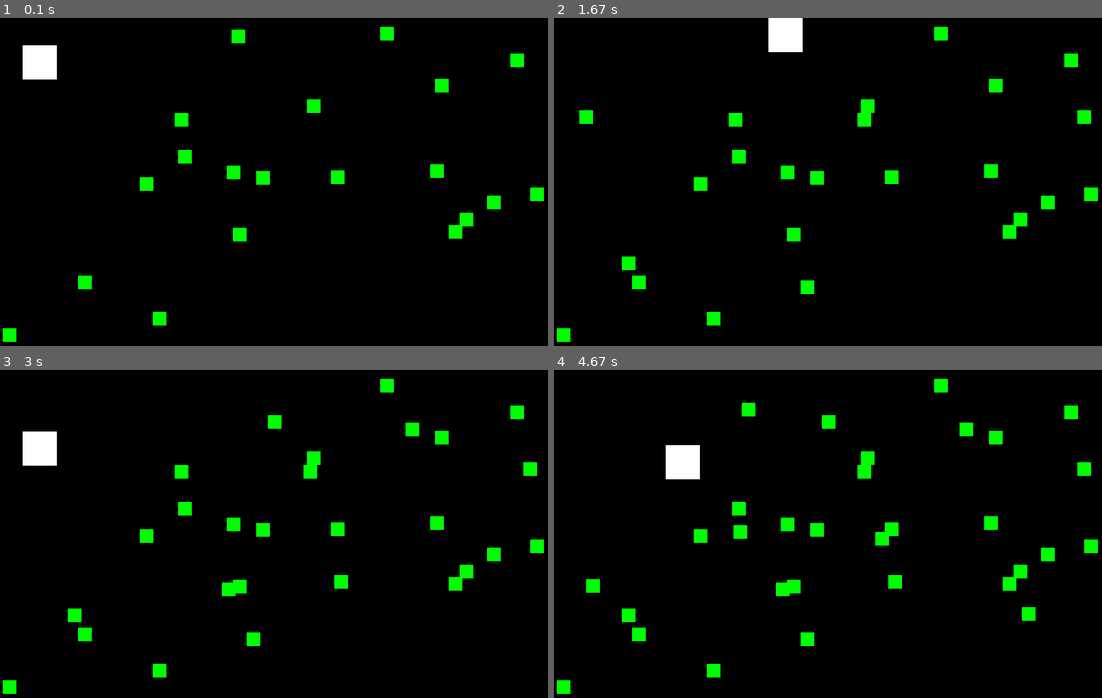
Above: before the commit, frames 1-4 (two rows, left to right).
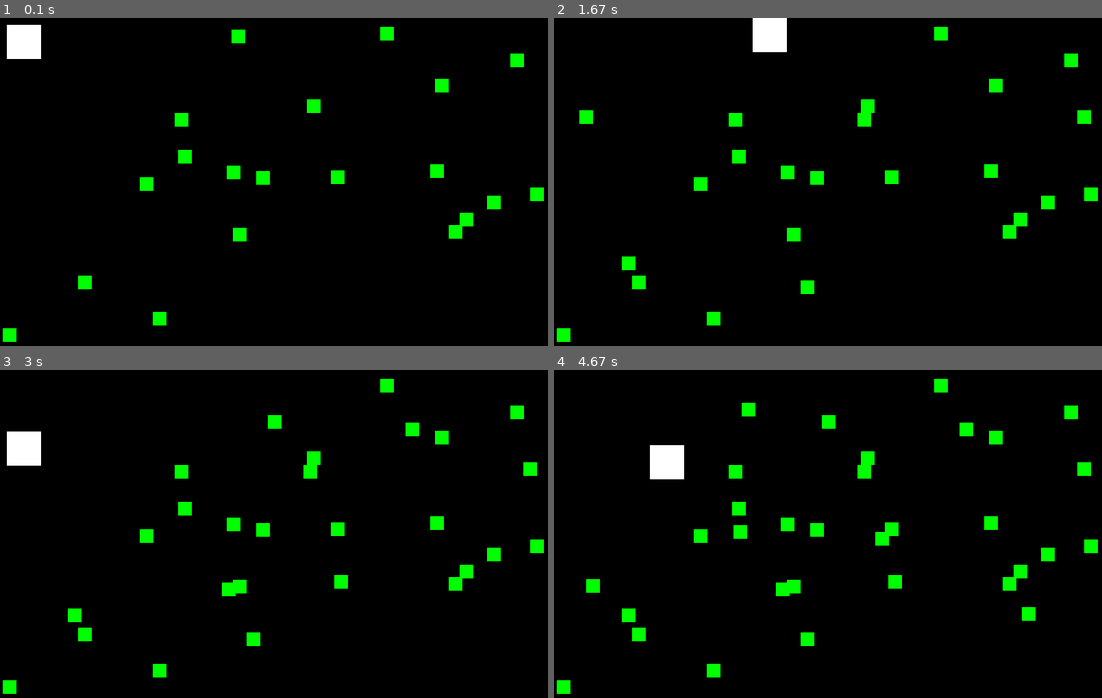
Above: after the commit, the same moments.

Repository: BSAA7567/Pygame
Game: pygame game, started from Games/sample.py
The game is run twice, just before and just after one commit, with the same random seed, the same clock (stepped at 60 frames per second) and the same inputs.
Inputs:
- Up to frame 1 (0.1 s): no input
- Up to frame 2 (1.67 s): hold Right 0.33-0.8 s; hold Up 0.83-1.13 s; hold Right 1.17-1.63 s
- Up to frame 3 (3 s): hold Left 1.67-2.2 s; hold Down 2.23-2.53 s; hold Left 2.57-2.97 s
- Up to frame 4 (4.67 s): hold Up 3-3.37 s; hold Right 3.4-4.03 s; hold Down 4.07-4.43 s; hold Left from 4.47 s (still down)

The runs differ from the first frame. In frame 1, 1.0% of the frame differs, in the area x 1-11%, y 2-19%; in frame 2, 0.6%; in frame 3, 0.6%; in frame 4, 0.7%.

Commit message:
Reform sample & snake game

Diff:
--- a/Games/sample.py
+++ b/Games/sample.py
@@ -23,7 +23,7 @@
     FOODSPAWN = 20
     FOODSIZE = 20
 
-    player = pg.Rect(random.randint(0, width // 10), random.randint(0, height // 10), PLAYERSIZE, PLAYERSIZE)
+    player = pg.Rect(10, 10, PLAYERSIZE, PLAYERSIZE)
 
     foods = []
     for i in range(0, FOODSPAWN):
@@ -77,7 +77,7 @@
 
         pg.draw.rect(GAME, WHITE, player)
 
-        for food in foods[:]:
+        for food in foods:
             if player.colliderect(food):
                 foods.remove(food)
 
--- a/Games/snake.py
+++ b/Games/snake.py
@@ -18,6 +18,9 @@
             if event.type == pg.QUIT:
                 pg.quit()
                 sys.exit()
+            elif event.type == pg.KEYDOWN:
+                if event.key == pg.K_r:
+                    run()
 
         GAME.fill(black)
         endFont = pg.font.SysFont('times new roman', 60)
@@ -28,7 +31,7 @@
         reSurf = reFont.render("Press R restart",True, white)
         GAME.blit(reSurf, ((width // 2) - 100, (height // 2) + 50))
 
-        pg.display.flip()
+        pg.display.update()
 
 def showScore():
     SFont = pg.font.SysFont('monaco', 32)
@@ -47,10 +50,10 @@
     state = ''
     change = ''
 
-    snakeHead = [random.randrange(0, width // 2), random.randrange(0, height // 2)]
+    snakeHead = [random.randint(0, width - objSize), random.randint(0, height - objSize)]
     snakeBody = [snakeHead]
 
-    food = [random.randrange(0, width // 2), random.randrange(0, height // 2)]
+    food = [random.randint(0, width - objSize), random.randint(0, height - objSize)]
     foodSpawn = True
 
     while True:
@@ -100,11 +103,11 @@
 
         if score == level_up:
             print('Level up!')
-            level_up += 10
+            level_up += 5
             speed += 1
 
         if foodSpawn == False:
-            food = [random.randrange(1, width - objSize), random.randrange(1, height - objSize)]
+            food = [random.randint(0, width - objSize), random.randint(0, height - objSize)]
             foodSpawn = True
 
         GAME.fill(white)
@@ -135,7 +138,6 @@
     global GAME,FPS
 
     pg.init()
-
     GAME = pg.display.set_mode(Size)
     pg.display.set_caption("Snake Game")
     FPS = pg.time.Clock()
